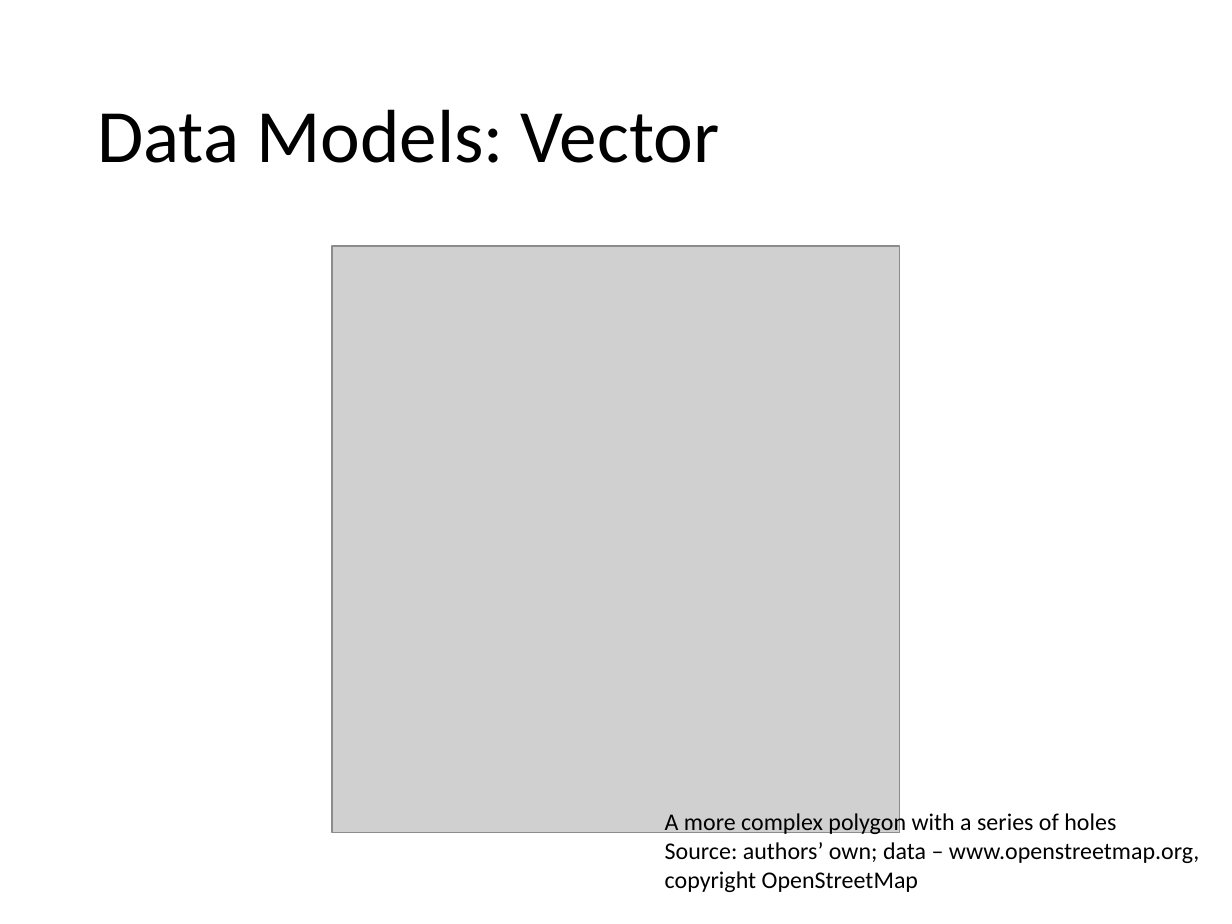
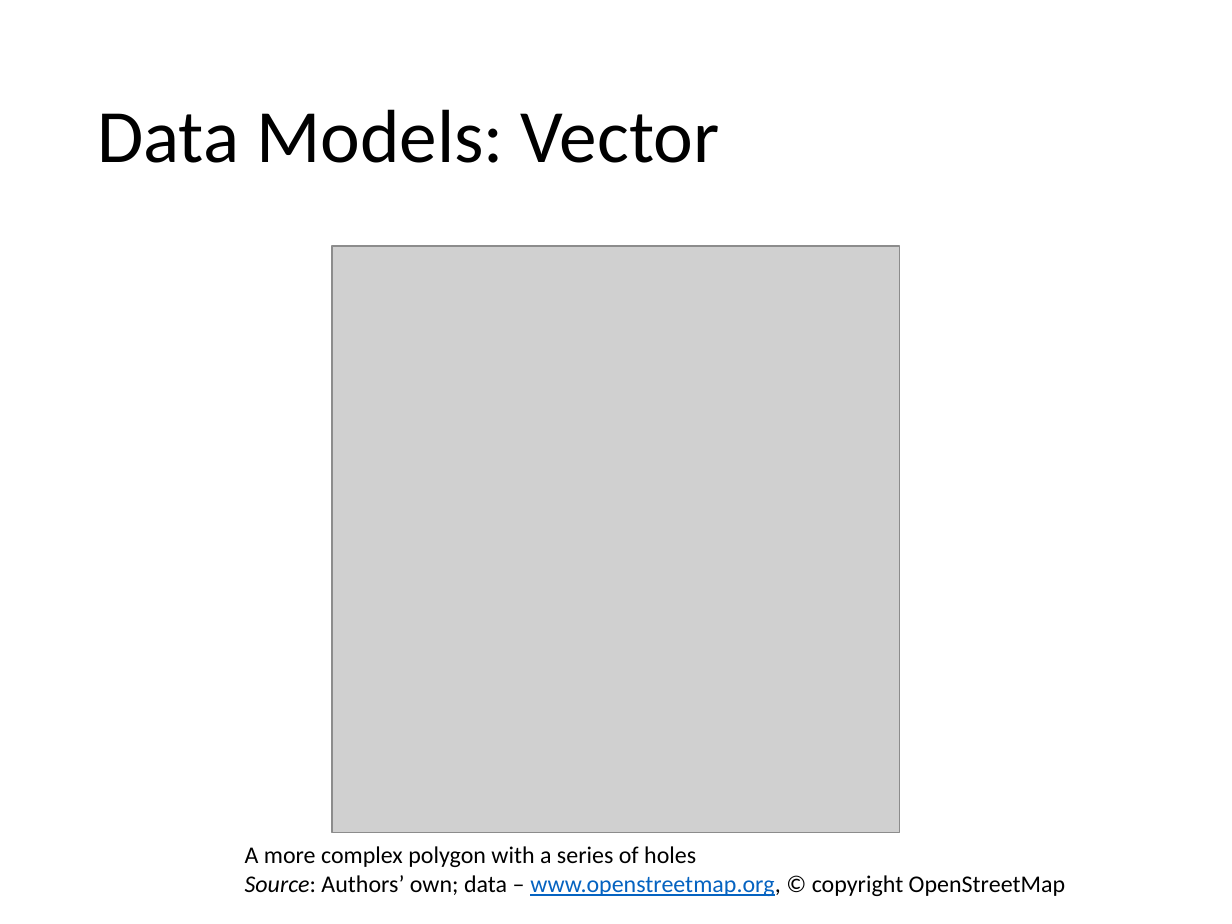
Before and after one commit to alexsingleton/urban_analytics, a slide deck: slide 8 of Slides/06_Lecture.pptx. Drawn at 1232x924 pixels with LibreOffice and Linux fonts; fonts in the diff are those of the drawing; grey boxes stand for pictures. Boxes give left, top, right and bottom in pixels: in the first picture for what was removed or moved away, otherwise in the second. Text is boxed around its words. In the diff, an @@ line names an element or a change of style, - is before the commit and + after.

```diff
--- a/Slides/06_Lecture.pptx
+++ b/Slides/06_Lecture.pptx
@@ text at [245,846,1065,896]: text changed @@
-A more complex polygon with a series of holes
-Source: authors’ own; data – www.openstreetmap.org, copyright OpenStreetMap
+A more complex polygon with a series of holes
+Source: Authors’ own; data – www.openstreetmap.org, © copyright OpenStreetMap
```
Also in this commit, not shown: 9 other slides changed, 8 other files.
